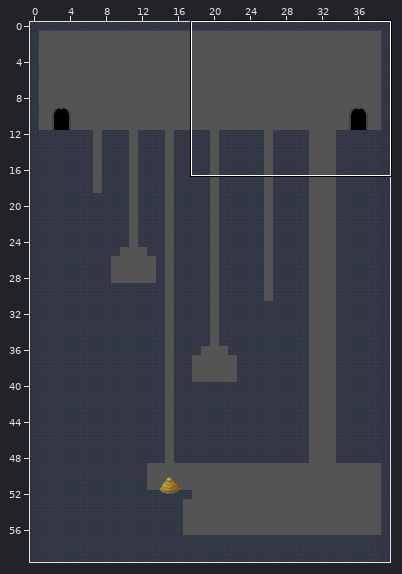
Two states of a Tiled map, res/level/yashapuzzle/yasha_cleric.tmx. Above: a wide view before the commit, with the close-up outlined.
Close-up. Before:
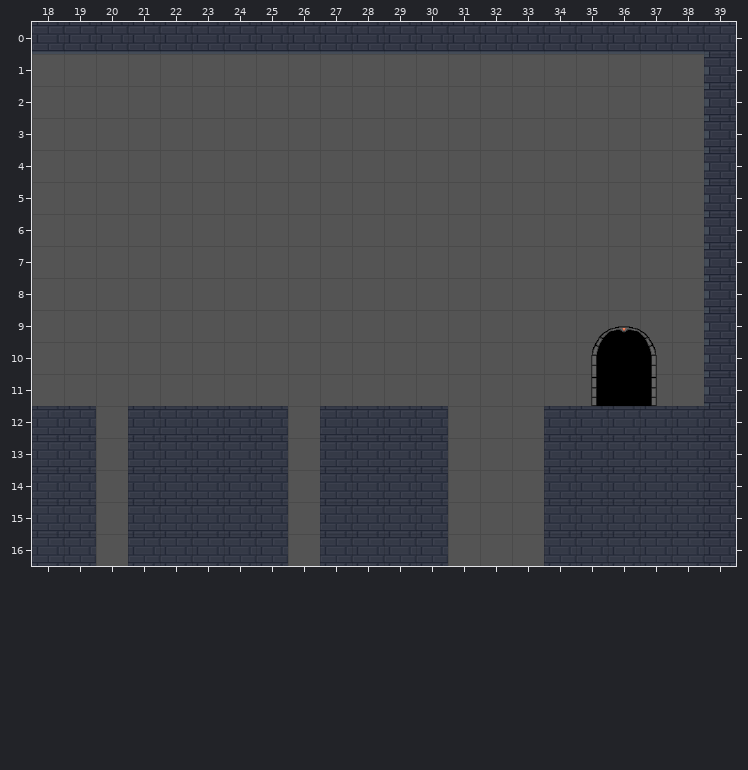
Cells are 50x50 px. Shown: x 18..39, y 0..16. The commit also changed other parts of the map, which this record leaves out.
The result:
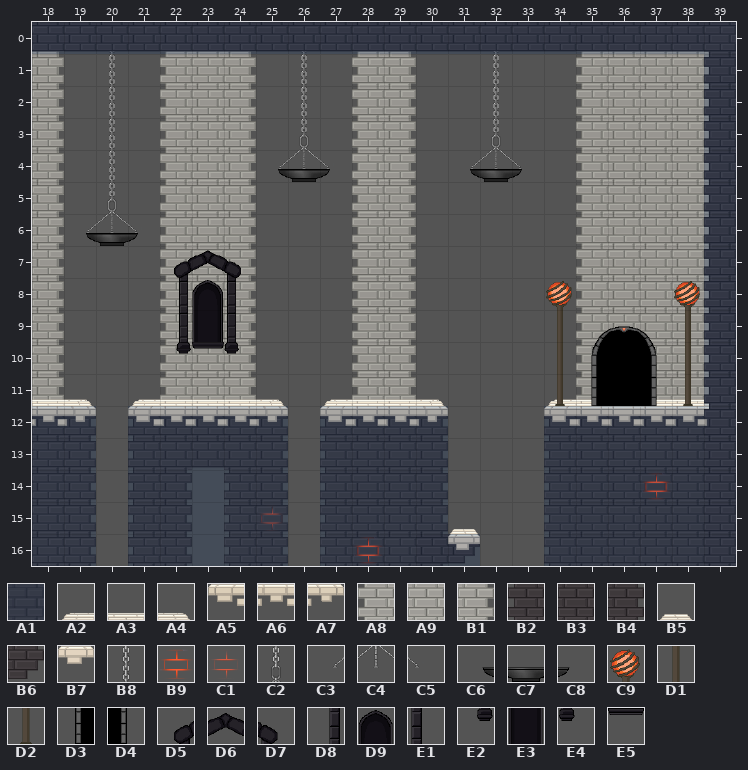
Key: from "tileset_level_yashapuzzle": A1 0, A2 3, A3 4, A4 5, A5 31, A6 32, A7 33, A8 87, A9 88, B1 89, B2 90, B3 91, B4 92, B5 95, B6 120, B7 123, B8 169, B9 177, C1 178, C2 197, C3 224, C4 225, C5 226, C6 252, C7 253, C8 254, C9 261, D1 289, D2 317, D3 341, D4 343, D5 426, D6 427, D7 428, D8 454, D9 455, E1 456, E2 482, E3 483, E4 484, E5 511.
__ is an empty cell.
See-through tiles are keyed as they look on the map.
What changed:
Layer "BG 1":
y 0: x 18 __ -> B1; x 22..24 __ __ __ -> A8 A9 B1; x 28..29 __ __ -> A8 B1; x 35..38 __ __ __ __ -> A8 A9 A9 A9
y 1..9: x 18 __ -> B1; x 22..24 __ __ __ -> A8 A9 B1; x 28..29 __ __ -> A8 B1; x 35..39 __ __ __ __ __ -> A8 A9 A9 A9 A9
y 10..11: x 18 __ -> B1; x 22..24 __ __ __ -> A8 A9 B1; x 28..29 __ __ -> A8 B1; x 35 __ -> A8; x 37..39 __ __ __ -> A9 A9 A9
y 12: x 19 B3 -> B4; x 21 B3 -> B2; x 25 B3 -> B4; x 27 B3 -> B2; x 30 B3 -> B4; x 34 B3 -> B2
y 14: x 23 B3 -> __
y 15: x 23 B3 -> __; x 25 B3 -> B4
y 16: x 23 B3 -> __
Layer "BG 2":
y 7: x 22..24 __ __ __ -> D5 D6 D7
y 8: x 22..24 __ __ __ -> D8 D9 E1
y 9: x 22..24 __ __ __ -> D8 E3 E1
y 10: x 22..24 __ __ __ -> E2 E5 E4
y 11: x 18..19 __ __ -> A3 A4; x 21..25 __ __ __ __ __ -> A2 A3 A3 A3 A4; x 27..30 __ __ __ __ -> A2 A3 A3 A4; x 34..35 __ D3 -> A2 A3; x 37..39 D4 __ __ -> A3 A3 A4
y 12: x 18..19 __ __ -> A6 A7; x 21..25 __ __ __ __ __ -> A5 A6 A6 A6 A7; x 27..30 __ __ __ __ -> A5 A6 A6 A7; x 34..39 __ __ __ __ __ __ -> A5 A6 A6 A6 A6 A7
y 16: x 31 __ -> B6
Layer "BG 3":
y 8: x 34 __ -> C9; x 38 __ -> C9
y 9..10: x 34 __ -> D1; x 38 __ -> D1
y 11: x 34..35 __ __ -> D2 D3; x 37..38 __ __ -> D4 D2
y 14: x 37 __ -> B9
y 15: x 25 __ -> C1; x 31 __ -> B5
y 16: x 28 __ -> B9; x 31 __ -> B7
Layer "LFG 1":
y 1..2: x 20 __ -> B8; x 26 __ -> B8; x 32 __ -> B8
y 3: x 20 __ -> B8; x 26 __ -> C2; x 32 __ -> C2
y 4: x 20 __ -> B8; x 25..27 __ __ __ -> C3 C4 C5; x 31..33 __ __ __ -> C3 C4 C5
y 5: x 20 __ -> C2
y 6: x 19..21 __ __ __ -> C3 C4 C5
Layer "LFG 2":
y 4: x 25..27 __ __ __ -> C6 C7 C8; x 31..33 __ __ __ -> C6 C7 C8
y 6: x 19..21 __ __ __ -> C6 C7 C8
Layer "collidable":
y 16: x 31 __ -> A1
Pixel boxes of the changes (left, top, right, bottom) in both close-ups:
changed: (32, 51, 448, 438)
changed: (544, 51, 709, 438)
added: (470, 54, 522, 182)
removed: (192, 470, 224, 566)
added: (642, 473, 670, 500)
changed: (260, 502, 288, 534)
added: (448, 529, 480, 566)
added: (354, 537, 382, 564)
